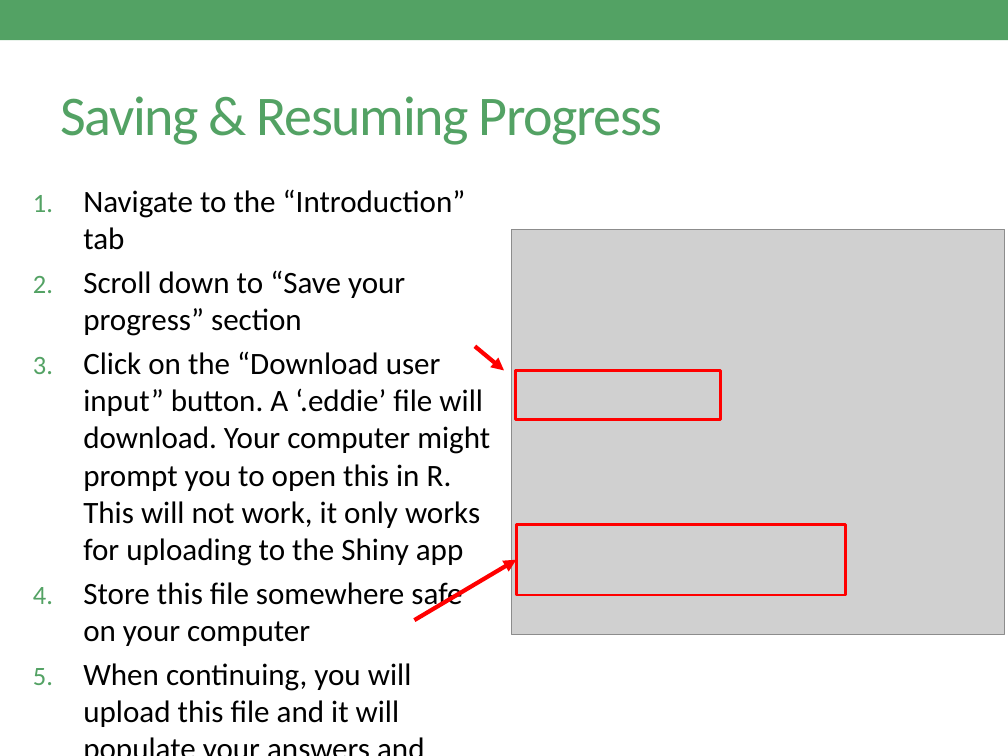
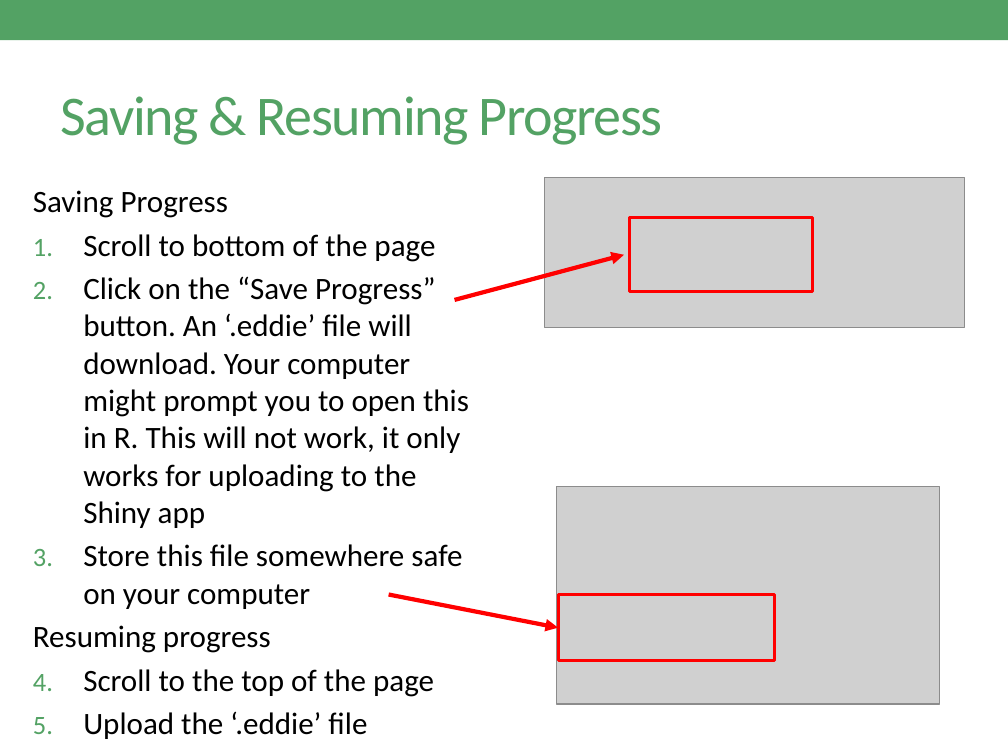
Before and after one commit to CareyLabVT/MacrosystemsEDDIE, a slide deck: slide 10 of EDI_Publishing/Macrosystems_EDDIE_Module_5_IntroForecasting/Editable_versions_all_files/Getting_Started_with_Shiny_FINAL.pptx. Drawn at 1008x756 pixels with LibreOffice and Linux fonts; fonts in the diff are those of the drawing; grey boxes stand for pictures. Boxes give left, top, right and bottom in pixels: in the first picture for what was removed or moved away, otherwise in the second. Text is boxed around its words. In the diff, an @@ line names an element or a change of style, - is before the commit and + after.

```diff
--- a/EDI_Publishing/Macrosystems_EDDIE_Module_5_IntroForecasting/Editable_versions_all_files/Getting_Started_with_Shiny_FINAL.pptx
+++ b/EDI_Publishing/Macrosystems_EDDIE_Module_5_IntroForecasting/Editable_versions_all_files/Getting_Started_with_Shiny_FINAL.pptx
@@ picture added at (x1=544, y1=177, x2=965, y2=327) @@
@@ text at (x1=33, y1=190, x2=469, y2=528): text changed @@
-1. Navigate to the “Introduction” tab
-2. Scroll down to “Save your progress” section
-3. Click on the “Download user input” button. A ‘.eddie’ file will download. Your computer might prompt you to open this in R. This will not work, it only works for uploading to the Shiny app
+Saving Progress
+1. Scroll to bottom of the page
+2. Click on the “Save Progress” button. An ‘.eddie’ file will download. Your computer might prompt you to open this in R. This will not work, it only works for uploading to the Shiny app
@@ picture removed at (x1=511, y1=229, x2=1005, y2=634) @@
@@ rectangle resized from (x1=515, y1=370, x2=720, y2=419) to (x1=629, y1=218, x2=811, y2=291) @@
@@ arrow moved from (475, 347) - (504, 370) to (455, 300) - (624, 255) @@
@@ picture added at (x1=556, y1=487, x2=939, y2=705) @@
@@ arrow moved from (414, 620) - (516, 559) to (389, 595) - (558, 628) @@
@@ rectangle resized from (x1=516, y1=524, x2=846, y2=595) to (x1=558, y1=595, x2=775, y2=661) @@
@@ text at (x1=33, y1=625, x2=434, y2=739): text changed @@
-5. When continuing, you will upload this file and it will populate your answers and saved parameters
+Resuming progress
+1. Scroll to the top of the page
+2. Upload the ‘.eddie’ file
+3. This will populate your saved text answers and saved parameters
```
Also in this commit, not shown: 3 other files.
